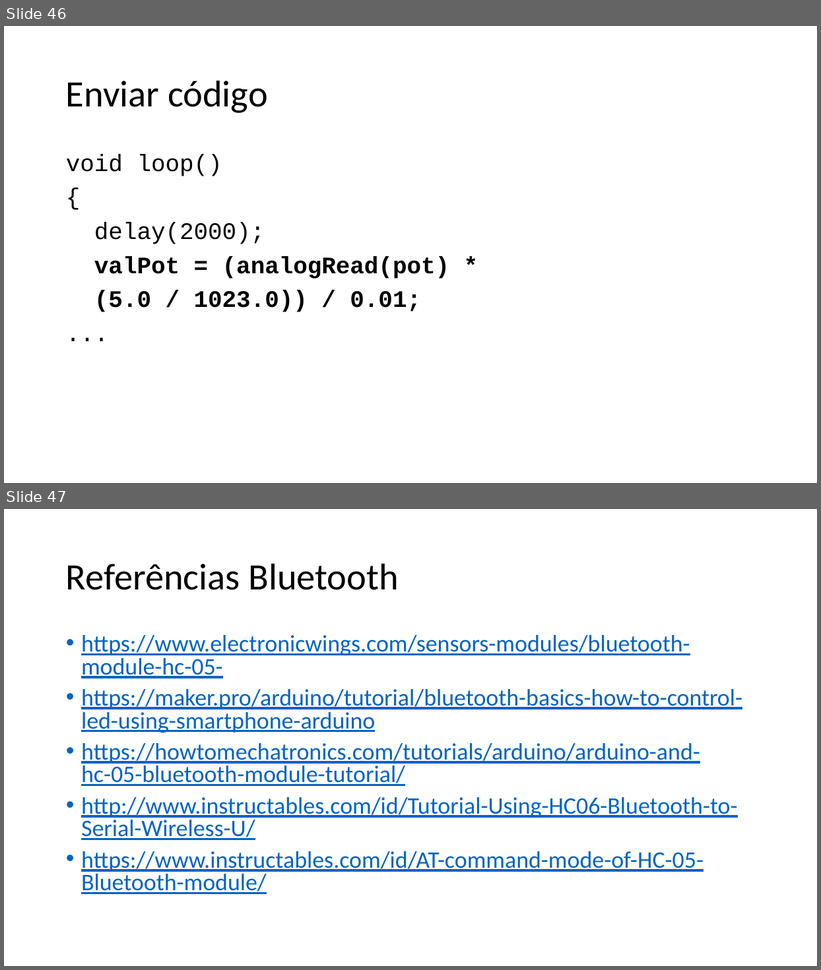
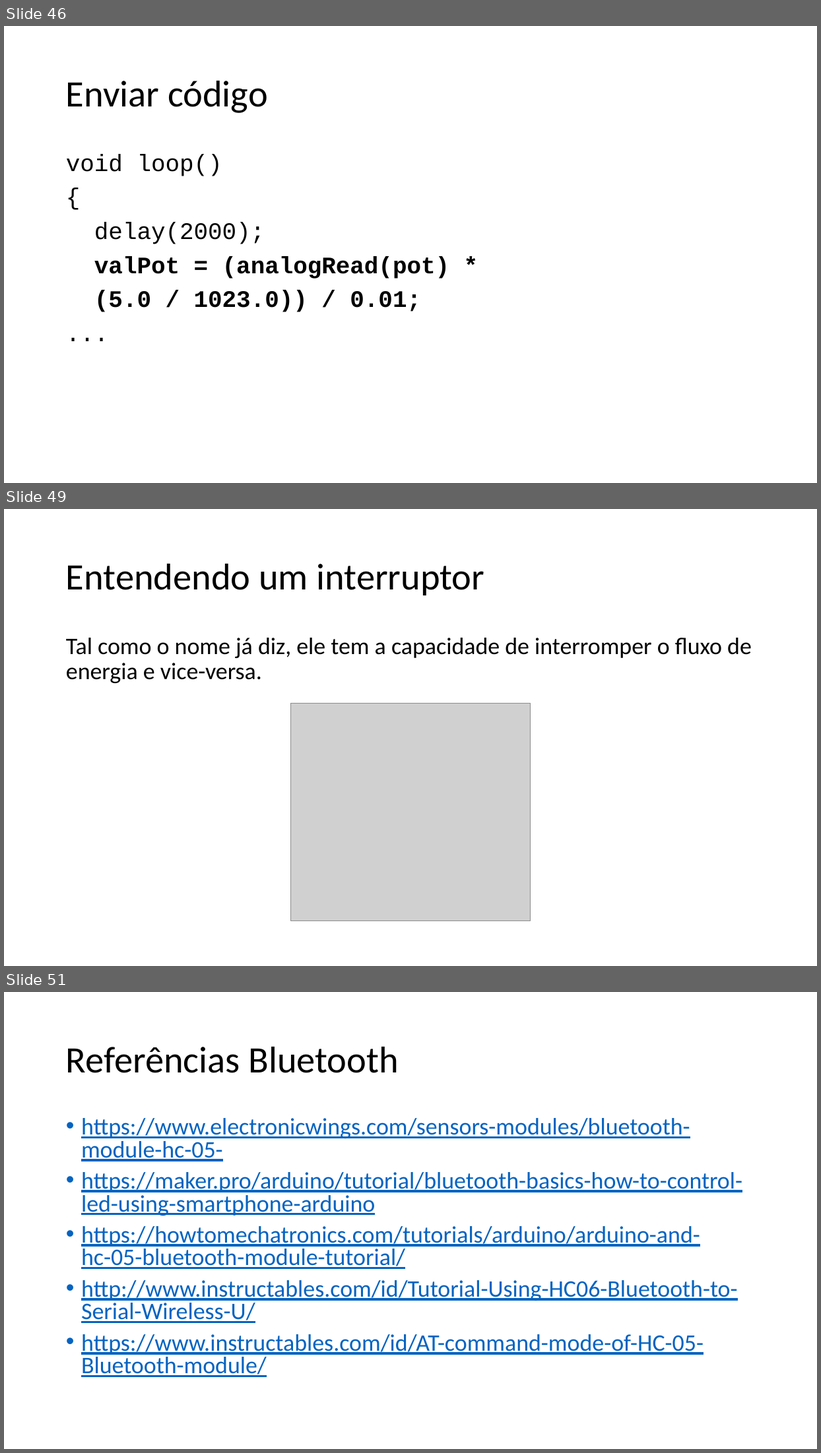
Before and after one commit to salmo-jr/public-slides, a slide deck: arduino-bluetooth.pptx. Shown one above the other, each under a label of ours: slides 46 and 47 before the commit, slides 46, 49 and 51 after it; the slides between them are not shown. The pictures are 821x970 and 821x1453 pixels, drawn with LibreOffice and Linux fonts; fonts in the diff are those of the drawing; grey boxes stand for pictures. Boxes give left, top, right and bottom in pixels: in the first picture for what was removed or moved away, otherwise in the second. Text is boxed around its words. In the diff, an @@ line names an element or a change of style, - is before the commit and + after.

```diff
--- a/arduino-bluetooth.pptx
+++ b/arduino-bluetooth.pptx
@@ slide 49 added at <box>4,509,817,966</box>, background #FFFFFF @@
@@ title added at <box>66,563,485,595</box>, 44 pt, text #000000 @@
+Entendendo um interruptor
@@ text added at <box>66,638,752,683</box>, 28 pt, text #000000 @@
+Tal como o nome já diz, ele tem a capacidade de interromper o fluxo de energia e vice-versa.
@@ picture added at <box>290,703,531,921</box> @@
@@ what was slide 47 is now slide 51 @@
```
Also in this commit, not shown: 3 other slides added.
